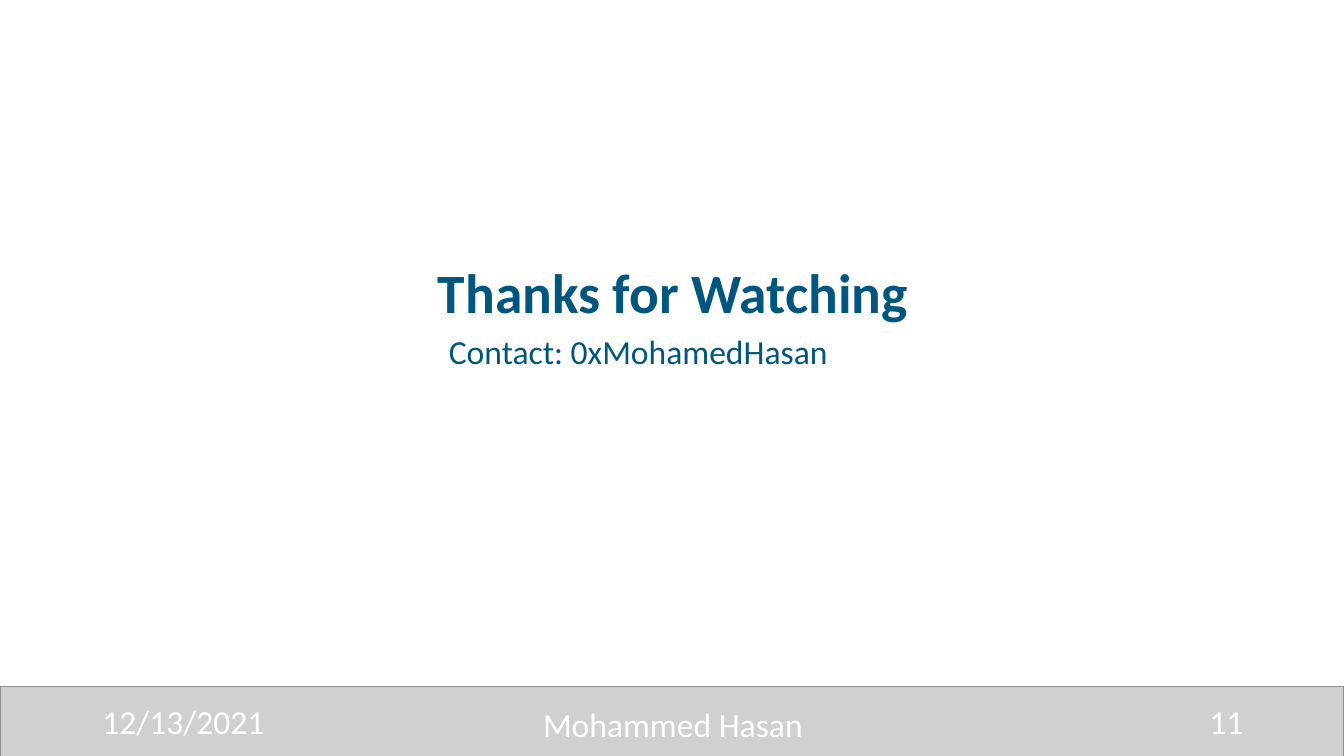
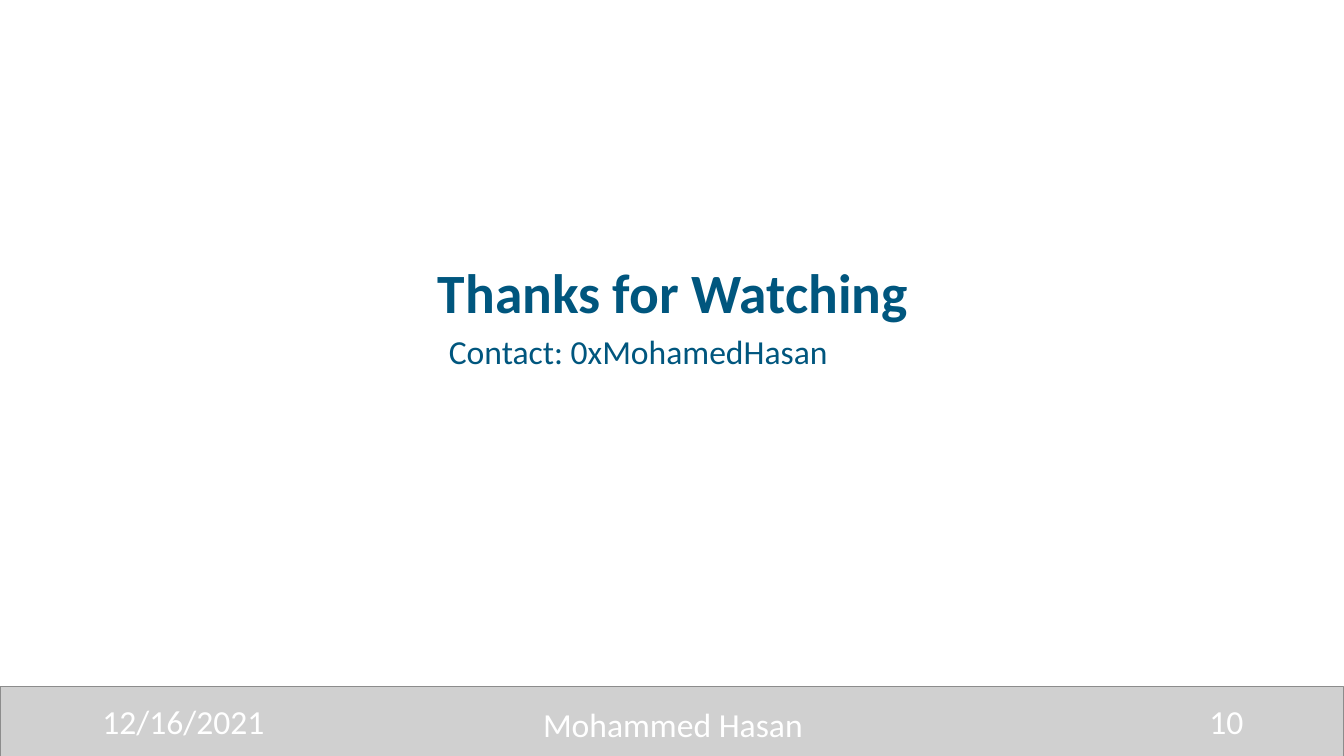
Before and after one commit to 0xHasanM/MISC, a slide deck: slide 10 of Talks/INSEC/INSEC.pptx (slide 11 before the commit). Drawn at 1344x756 pixels with LibreOffice and Linux fonts; fonts in the diff are those of the drawing; grey boxes stand for pictures; background and template pictures are left out. Boxes give left, top, right and bottom in pixels: in the first picture for what was removed or moved away, otherwise in the second. Text is boxed around its words. In the diff, an @@ line names an element or a change of style, - is before the commit and + after.

```diff
--- a/Talks/INSEC/INSEC.pptx
+++ b/Talks/INSEC/INSEC.pptx
@@ text at [102, 711, 264, 735]: text changed @@
-12/13/2021
+12/16/2021
@@ text at [1209, 713, 1243, 734]: text changed @@
-11
+10
```
Also in this commit, not shown: 9 other slides changed, 1 slide removed.
